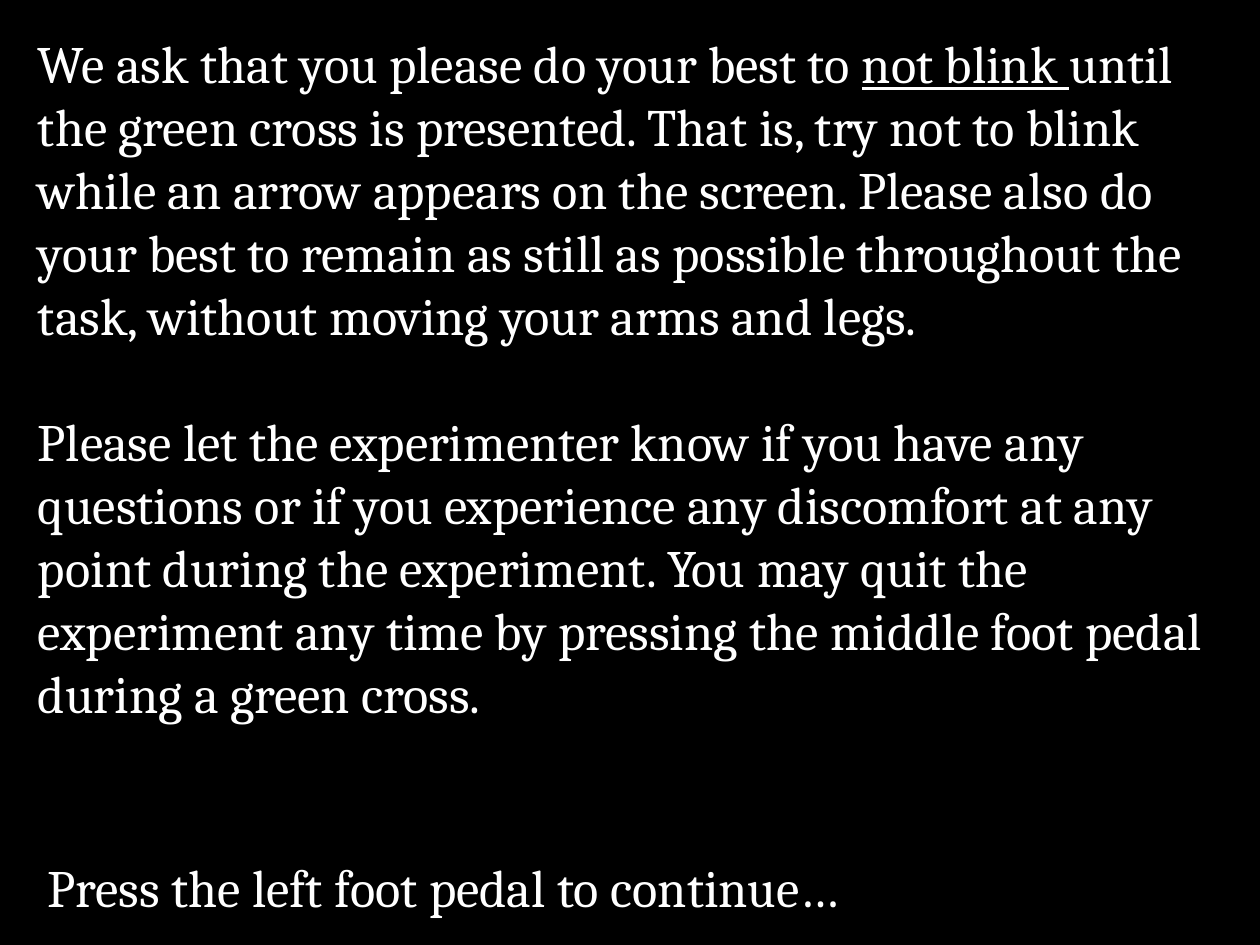
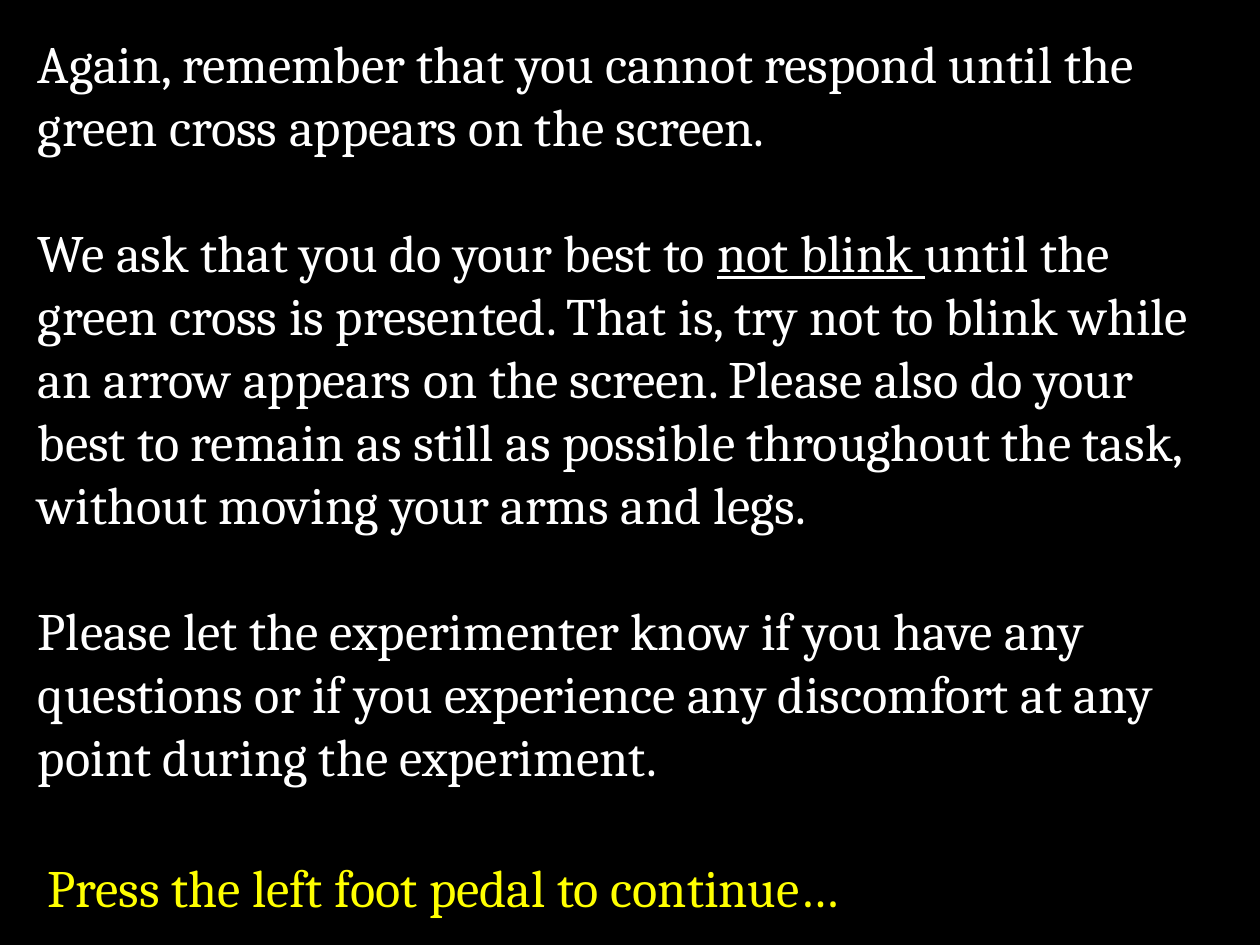
Before and after one commit to EmbodiedResearchLab/Vitality-Tactile-Detection, a slide deck: slide 6 of Stimuli/new/General instructions.pptx. Drawn at 1260x945 pixels with LibreOffice and Linux fonts; fonts in the diff are those of the drawing. Boxes give left, top, right and bottom in pixels: in the first picture for what was removed or moved away, otherwise in the second. Text is boxed around its words. In the diff, an @@ line names an element or a change of style, - is before the commit and + after.

Commit message:
Updated instructions screens in Stimuli folder

```diff
--- a/Stimuli/new/General instructions.pptx
+++ b/Stimuli/new/General instructions.pptx
@@ text at <box>38,46,1188,787</box>: text changed @@
-We ask that you please do your best to not blink until the green cross is presented. That is, try not to blink while an arrow appears on the screen. Please also do your best to remain as still as possible throughout the task, without moving your arms and legs.
-Please let the experimenter know if you have any questions or if you experience any discomfort at any point during the experiment. You may quit the experiment any time by pressing the middle foot pedal during a green cross.
+Again, remember that you cannot respond until the green cross appears on the screen.
+We ask that you do your best to not blink until the green cross is presented. That is, try not to blink while an arrow appears on the screen. Please also do your best to remain as still as possible throughout the task, without moving your arms and legs.
+Please let the experimenter know if you have any questions or if you experience any discomfort at any point during the experiment.
@@ text "Press the left foot pedal ..." at <box>47,869,840,918</box>: text colour #FFFFFF to #FFFF00 @@
```
Also in this commit, not shown: 15 other slides changed, 16 other files.
